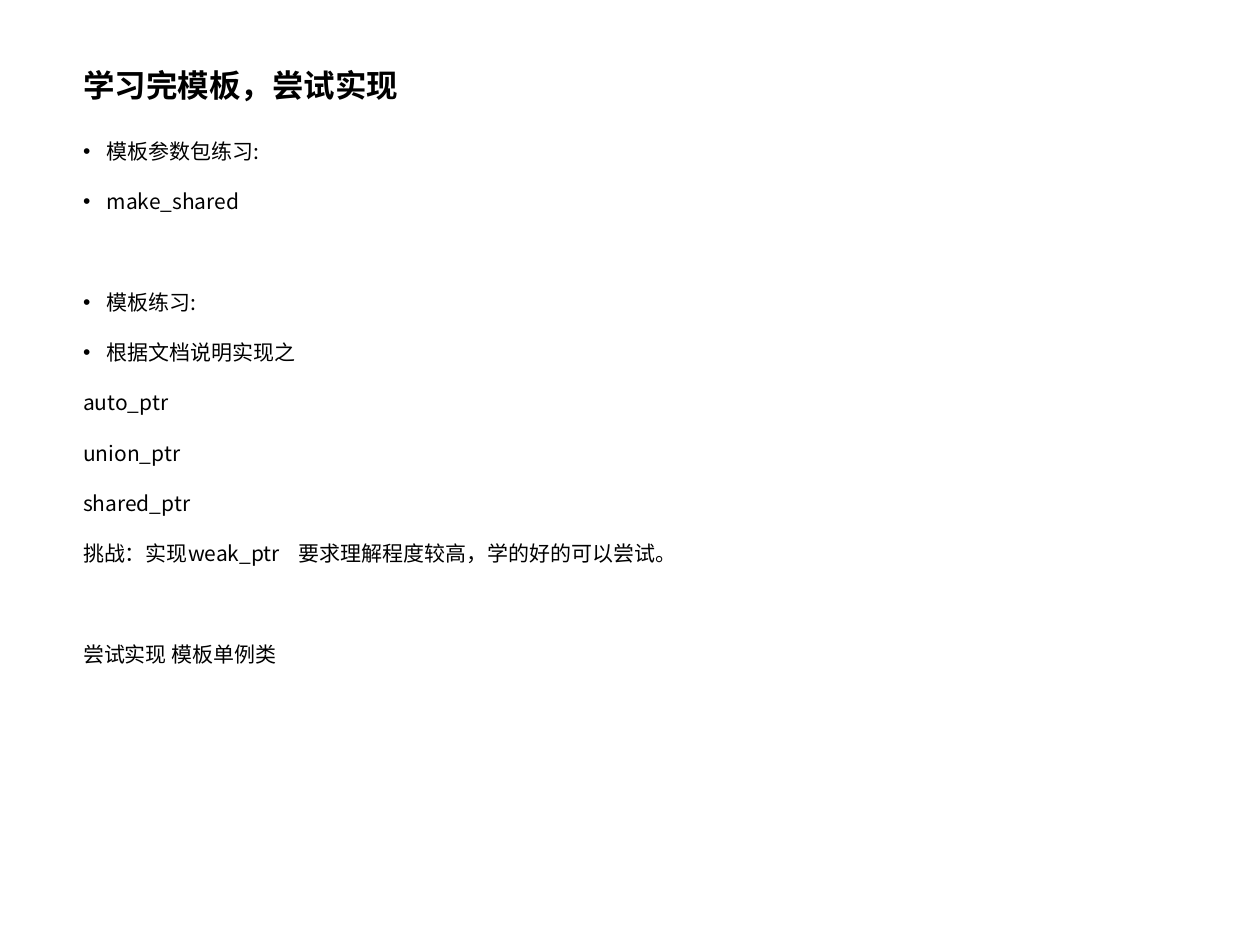
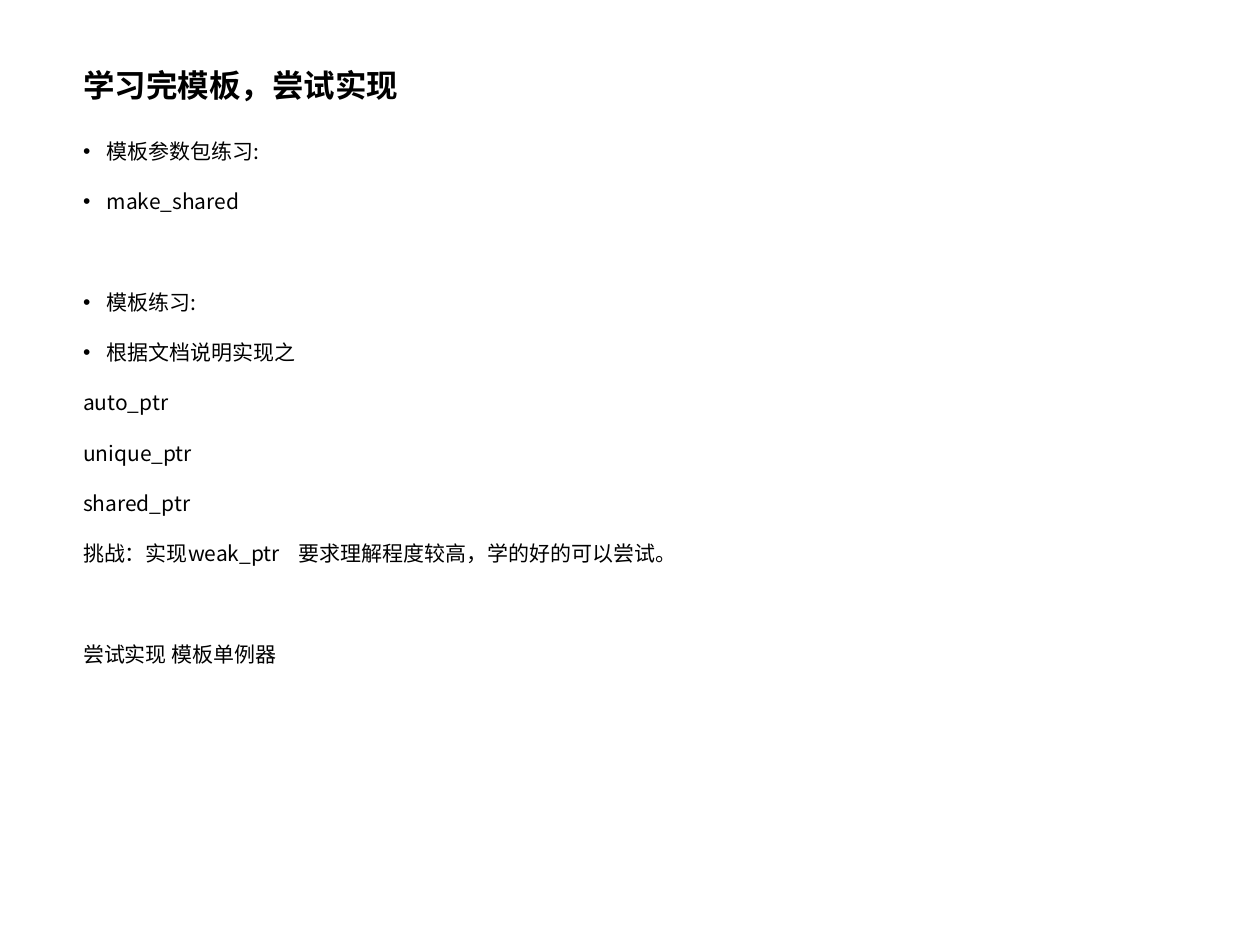
Before and after one commit to pointer1618/projects, a slide deck: slide 23 of lan7/c++11特性.ppt. Drawn at 1260x945 pixels with LibreOffice and Linux fonts; fonts in the diff are those of the drawing; background and template pictures are left out. Boxes give left, top, right and bottom in pixels: in the first picture for what was removed or moved away, otherwise in the second. Text is boxed around its words. In the diff, an @@ line names an element or a change of style, - is before the commit and + after.

```diff
--- a/lan7/c++11特性.ppt
+++ b/lan7/c++11特性.ppt
@@ text at bbox=[83, 445, 192, 466]: text changed @@
-union_ptr
+unique_ptr
@@ text at bbox=[83, 644, 277, 664]: text changed @@
-尝试实现 模板单例类
+尝试实现 模板单例器
```
Also in this commit, not shown: 9 other slides changed, 4 slides added.
